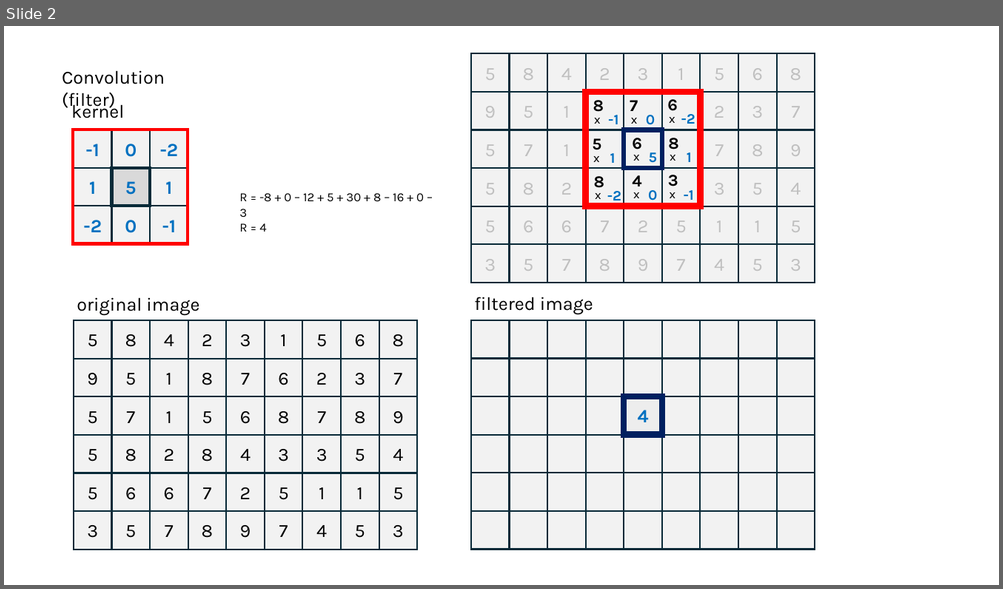
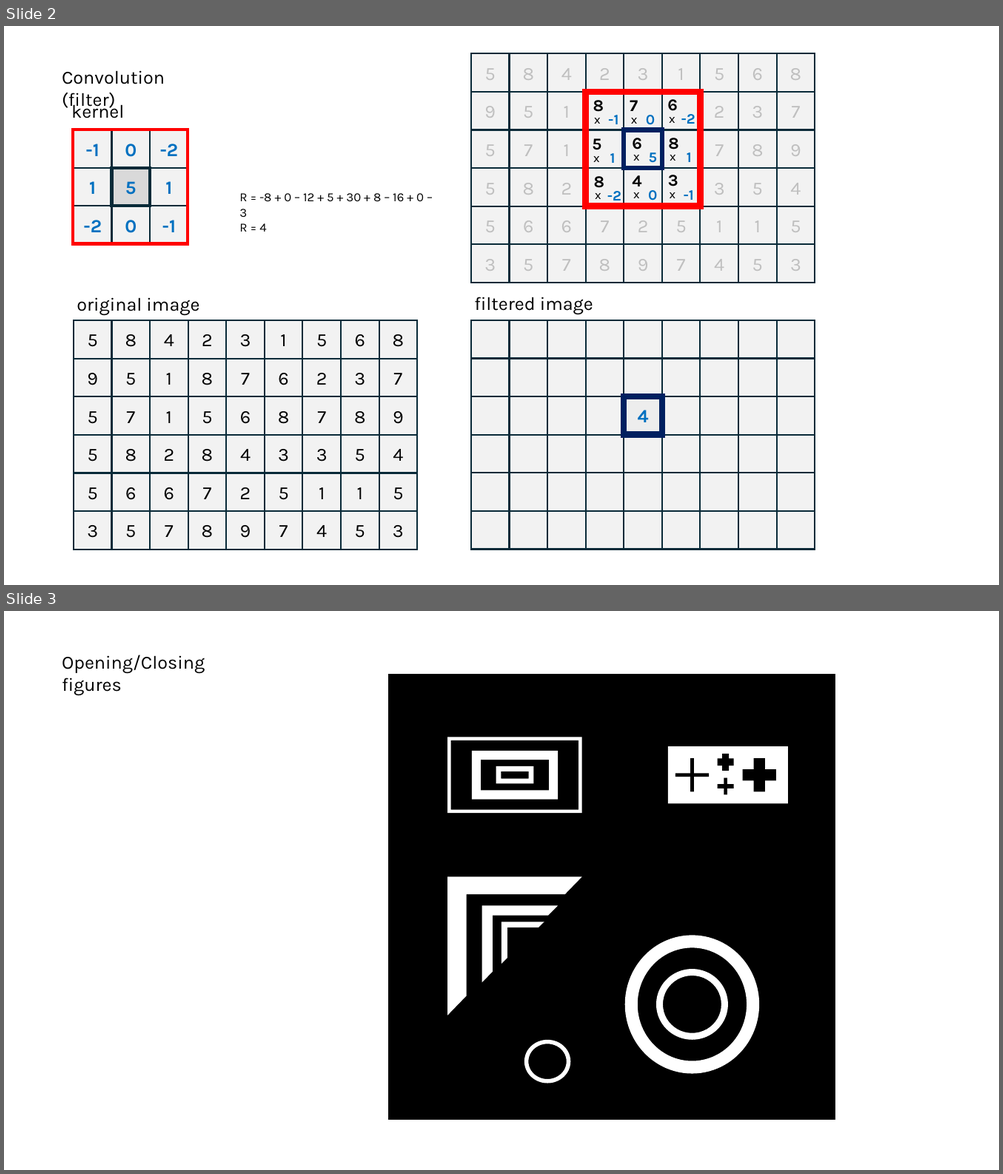
Before and after one commit to IOGS-LEnsE-training/image-processing, a slide deck: figures/figures.pptx. Shown one above the other, each under a label of ours: slide 2 before the commit, slides 2 and 3 after it. The pictures are 1003x589 and 1003x1174 pixels, drawn with LibreOffice and Linux fonts; fonts in the diff are those of the drawing. Boxes give left, top, right and bottom in pixels: in the first picture for what was removed or moved away, otherwise in the second. Text is boxed around its words. In the diff, an @@ line names an element or a change of style, - is before the commit and + after.

Commit message:
New image for opening and closing

```diff
--- a/figures/figures.pptx
+++ b/figures/figures.pptx
@@ slide 3 added at (x1=4, y1=611, x2=999, y2=1170), background #FFFFFF @@
@@ text added at (x1=62, y1=655, x2=205, y2=696), 18 pt, text #000000 @@
+Opening/Closing figures
@@ rectangle added at (x1=391, y1=677, x2=832, y2=1118), fill #000000, outline #000000 6 pt @@
@@ frame added at (x1=448, y1=737, x2=582, y2=813), fill #FFFFFF @@
@@ frame added at (x1=472, y1=751, x2=558, y2=799), fill #FFFFFF @@
@@ rectangle added at (x1=668, y1=747, x2=788, y2=804), fill #FFFFFF @@
@@ plus added at (x1=675, y1=758, x2=709, y2=792), fill #000000 @@
@@ plus added at (x1=717, y1=754, x2=734, y2=771), fill #000000 @@
@@ plus added at (x1=743, y1=758, x2=777, y2=792), fill #000000 @@
@@ frame added at (x1=495, y1=766, x2=533, y2=783), fill #FFFFFF @@
@@ plus added at (x1=717, y1=778, x2=734, y2=795), fill #000000 @@
@@ half frame added at (x1=448, y1=877, x2=582, y2=1016), fill #FFFFFF @@
@@ half frame added at (x1=481, y1=906, x2=558, y2=982), fill #FFFFFF @@
@@ half frame added at (x1=502, y1=922, x2=544, y2=964), fill #FFFFFF @@
@@ donut added at (x1=625, y1=936, x2=759, y2=1074), fill #FFFFFF @@
@@ donut added at (x1=656, y1=969, x2=728, y2=1040), fill #FFFFFF @@
@@ donut added at (x1=524, y1=1040, x2=570, y2=1083), fill #FFFFFF @@
```
Also in this commit, not shown: 2 other files.
